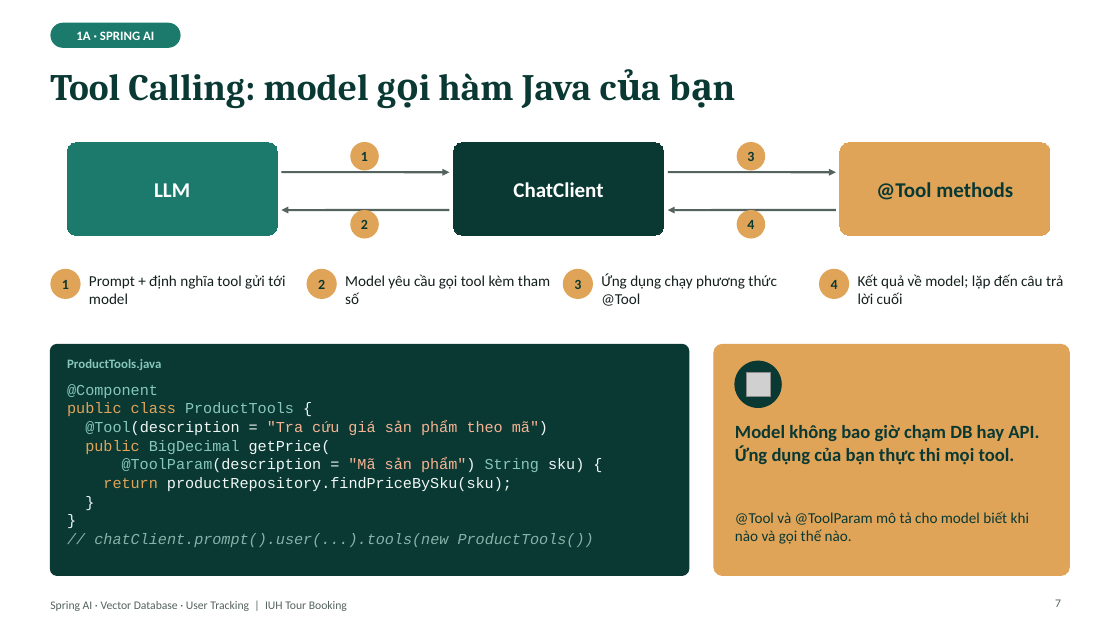
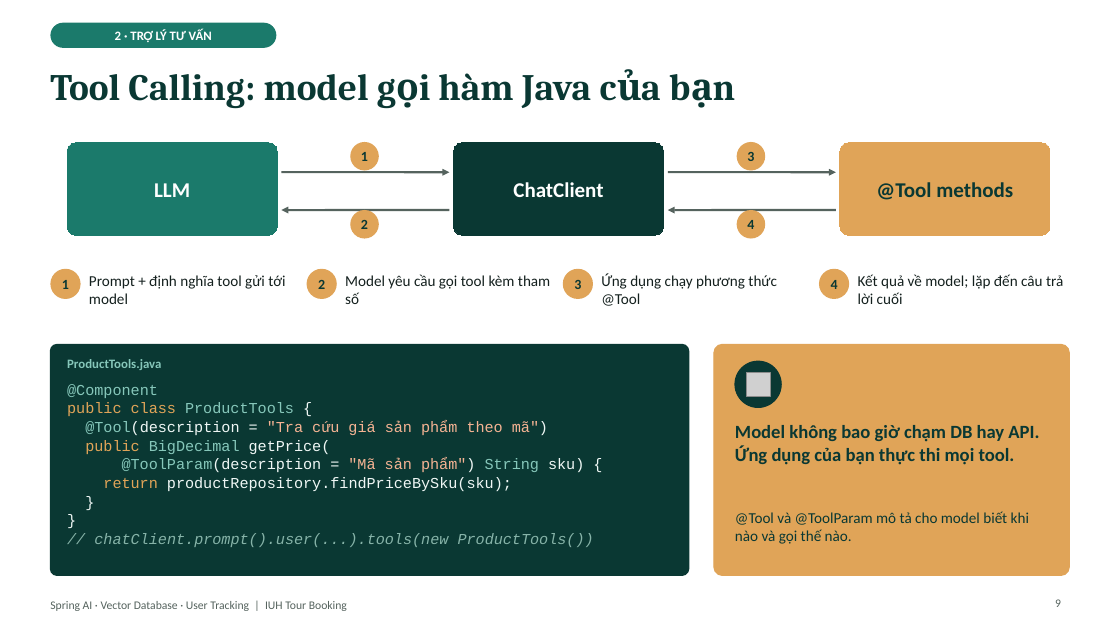
Before and after one commit to kanele05/project_www, a slide deck: slide 9 of docs/presentation/SpringAI_VectorDB_UserTracking.pptx (slide 7 before the commit). Drawn at 1120x630 pixels with LibreOffice and Linux fonts; fonts in the diff are those of the drawing; grey boxes stand for pictures. Boxes give left, top, right and bottom in pixels: in the first picture for what was removed or moved away, otherwise in the second. Text is boxed around its words. In the diff, an @@ line names an element or a change of style, - is before the commit and + after.

```diff
--- a/docs/presentation/SpringAI_VectorDB_UserTracking.pptx
+++ b/docs/presentation/SpringAI_VectorDB_UserTracking.pptx
@@ rounded rectangle "2 · TRỢ LÝ TƯ ...": place and size @@
-rounded rectangle "2 · TRỢ LÝ TƯ ..." at (50,23,181,48)
+rounded rectangle "2 · TRỢ LÝ TƯ ..." at (50,23,276,48)
@@ text in rounded rectangle at (115,29,212,42): text changed @@
-1A · SPRING AI
+2 · TRỢ LÝ TƯ VẤN
@@ page number at (1055,599,1061,607): text changed @@
-7
+9
```
Also in this commit, not shown: 17 other slides changed, 15 slides removed.
